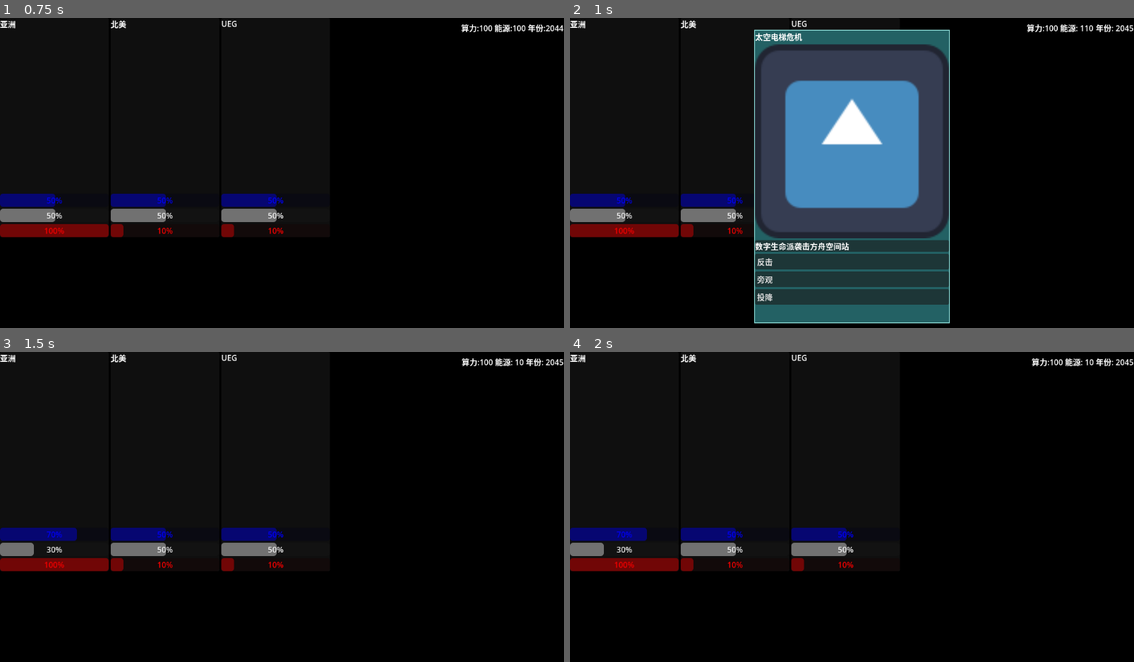
Above: before the commit, frames 1-4 (two rows, left to right).
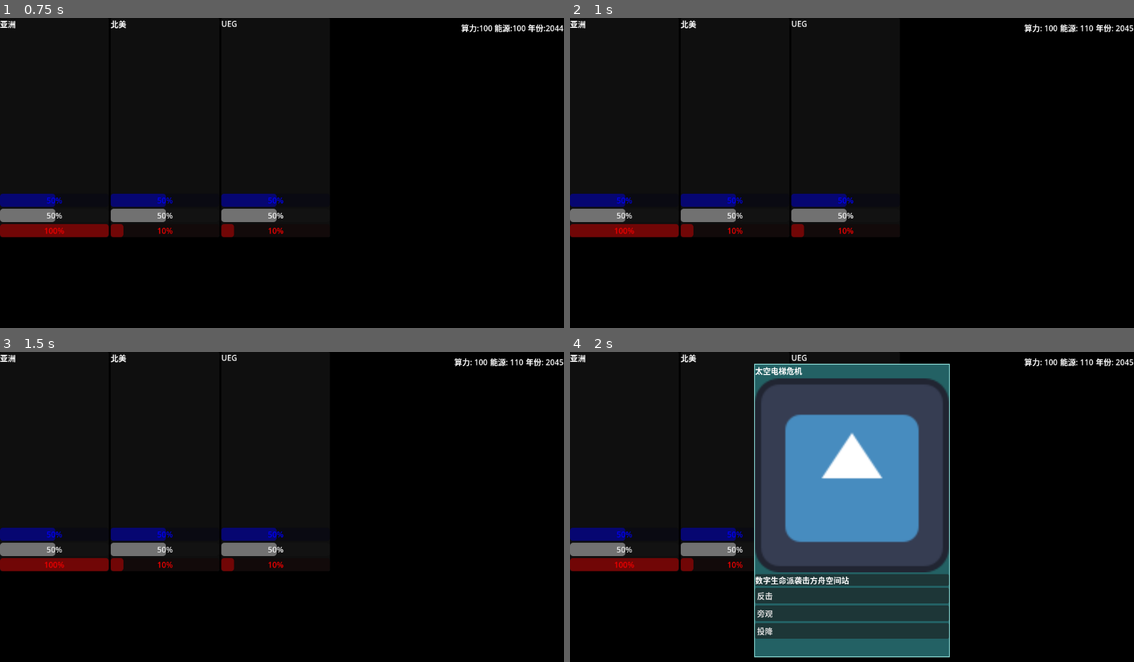
Above: after the commit, the same moments.

Repository: ltzu929/moss
Game: Godot game, scene res://scenes/main_os.tscn
Two runs of this game, one before a commit and one after it. Both use one fixed random seed, a clock stepped at 60 frames per second and the inputs below. The engine's default icon, where the game draws it, is replaced by a stand-in: a white triangle on a blue panel in a dark square.
Inputs (mouse positions are in pixels of both pictures, inside the frame that each line leads up to):
- Up to frame 1 (0.75 s): tap Enter at 0.5 s
- Up to frame 2 (1 s): no input
- Up to frame 3 (1.5 s): click (282, 596) at 1.25 s, where only the run before the commit has a clickable "反击"
- Up to frame 4 (2 s): no input

Frame 1 is identical in both runs. In frame 2, 33% of the frame differs, in the area x 32-87%, y 2-99%; in frame 3, 0.5%; in frame 4, 33%, in the area x 5-93%, y 2-99%.

Commit message:
更新权限设置以支持停止项目，修改开发流程文档以反映阶段完成状态，优化游戏逻辑以提高可玩性

Diff:
--- a/scenes/game_over.tscn
+++ b/scenes/game_over.tscn
@@ -1,4 +1,6 @@
 [gd_scene format=3 uid="uid://bwcd17dhcxc17"]
+
+[ext_resource type="Script" uid="uid://c7l6ad40f3lni" path="res://scripts/ui/game_over.gd" id="1_xeevv"]
 
 [node name="GameOver" type="Control" unique_id=379235346]
 layout_mode = 3
@@ -7,6 +9,7 @@
 anchor_bottom = 1.0
 grow_horizontal = 2
 grow_vertical = 2
+script = ExtResource("1_xeevv")
 
 [node name="VBoxContainer" type="VBoxContainer" parent="." unique_id=2041230420]
 layout_mode = 0
@@ -24,3 +27,5 @@
 [node name="RestartButton" type="Button" parent="VBoxContainer" unique_id=1931045912]
 layout_mode = 2
 text = "重新开始"
+
+[connection signal="pressed" from="VBoxContainer/RestartButton" to="." method="_on_restart_button_pressed"]
--- a/scripts/systems/main_os.gd
+++ b/scripts/systems/main_os.gd
@@ -90,26 +90,16 @@
 ## 每秒触发一次（Timer节点配置），负责：
 ##   1. 年份递增
 ##   2. 能源恢复
-##   3. 胜负判定
-##   4. 事件触发检查
+##   3. 事件触发检查
+##   4. 时间推进
+##   5. 胜负判定
 func _on_timer_timeout() -> void:
 	# 游戏已结束，禁止任何操作
 	if is_game_over:
 		return
 
-	# === 第一步：时间推进 ===
-	current_year += 1
-	current_energy += 10  # 每年能源自然恢复
-	update_global_resource_ui()
-
-	# === 第二步：胜负判定 ===
-	check_game_end()
-
-	# 判定后游戏可能已结束，需再次检查
-	if is_game_over:
-		return
-
-	# === 第三步：事件触发检查 ===
+	# === 第一步：事件触发检查 ===
+	# 先检查当前年份的事件，再推进时间
 	for event in all_events:
 		if event.event_time == current_year:
 			# 事件触发时暂停时间，等待玩家决策
@@ -132,6 +122,14 @@
 
 			# 玩家决策完成，恢复时间流动
 			$Timer.start()
+
+	# === 第二步：时间推进 ===
+	current_year += 1
+	current_energy += 10  # 每年能源自然恢复
+	update_global_resource_ui()
+
+	# === 第三步：胜负判定 ===
+	check_game_end()
 
 # ============================================================
 # 区域七：事件后果处理
@@ -180,9 +178,10 @@
 # 区域八：UI更新函数
 # ============================================================
 
-## 刷新顶部全局资源显示（年份、能源）
+## 刷新顶部全局资源显示（年份、算力、能源）
 func update_global_resource_ui() -> void:
 	%YearLabel.text = "年份: " + str(current_year)
+	%ComputationalLabel.text = "算力: " + str(current_cpu)
 	%EnergyLabel.text = "能源: " + str(current_energy)
 
 # ============================================================
@@ -205,7 +204,8 @@
 	if count == 0:
 		return 0
 
-	return total_authority / count
+	# 返回整数平均值，向下取整
+	return int(total_authority / count)
 
 ## 检查游戏是否应该结束
 ## 触发条件:
Not shown, changed: .claude/settings.local.json
Not shown, changed: docs/开发流程.md
